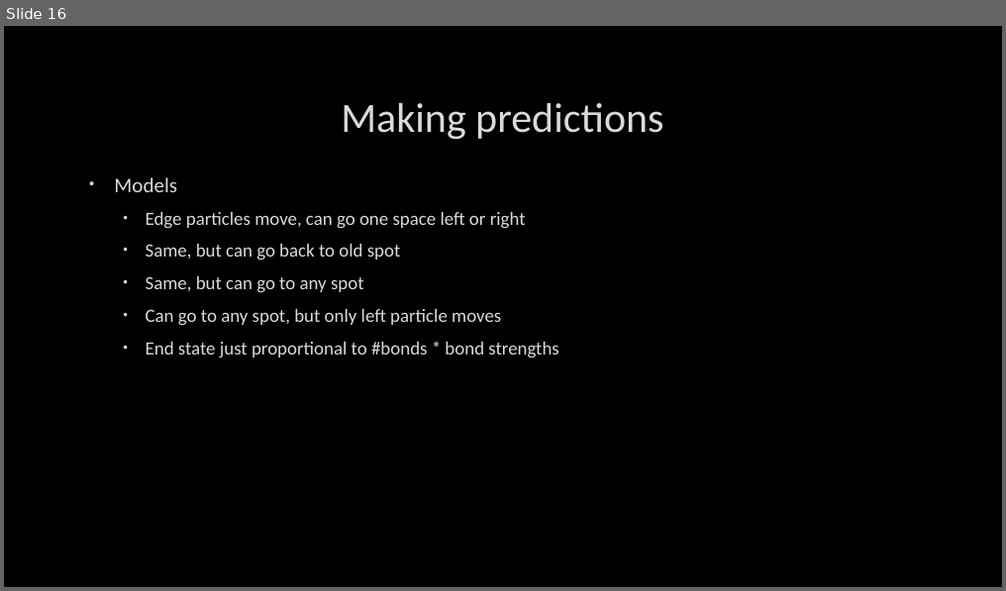
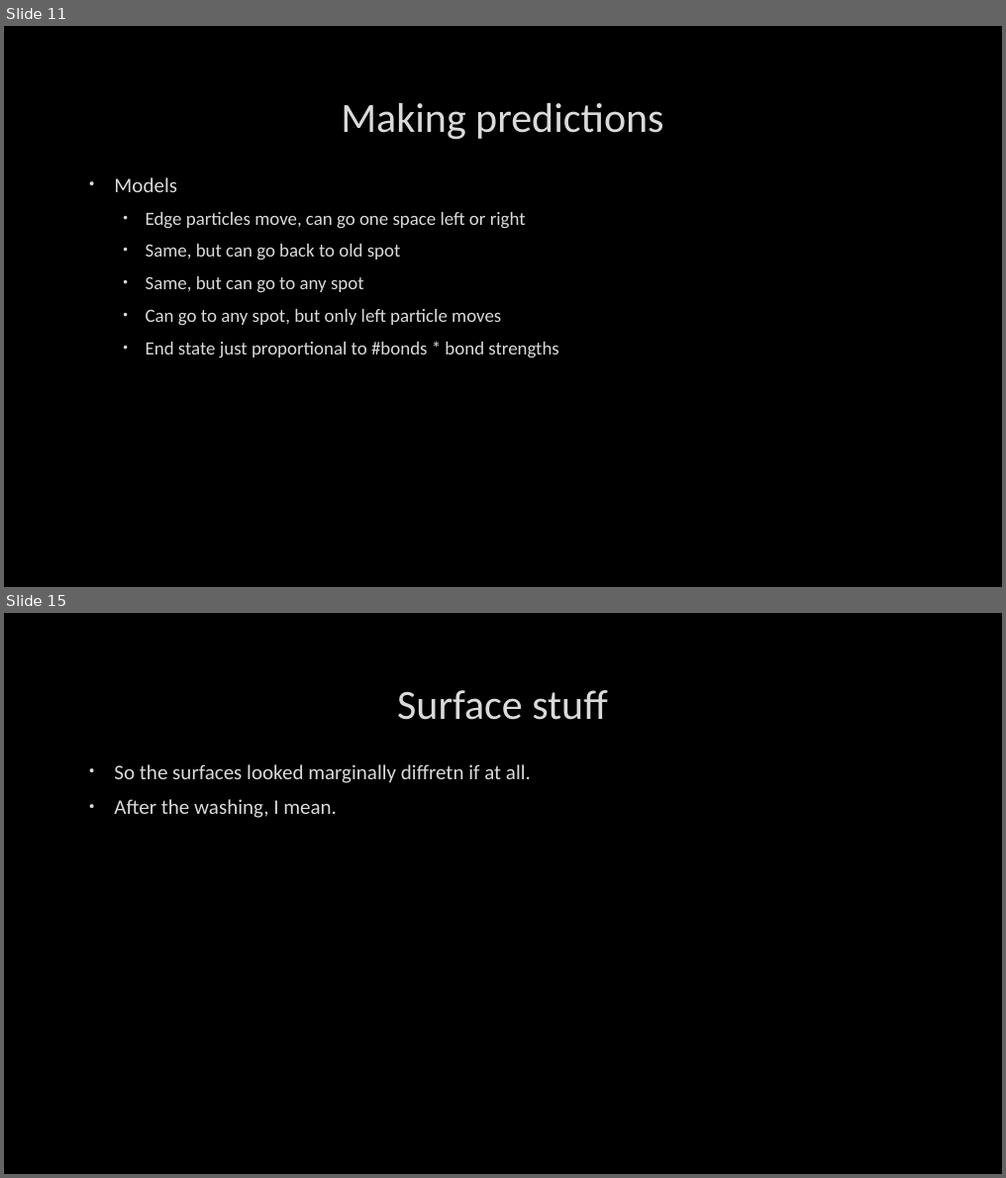
Before and after one commit to TchakamauRa/Soft-Matter, a slide deck: Backup copy.pptx. Shown one above the other, each under a label of ours: slide 16 before the commit, slides 11 and 15 after it; the slides between them are not shown. The pictures are 1006x591 and 1006x1178 pixels, drawn with LibreOffice and Linux fonts; fonts in the diff are those of the drawing; background and template pictures are left out. Boxes give left, top, right and bottom in pixels: in the first picture for what was removed or moved away, otherwise in the second. Text is boxed around its words. In the diff, an @@ line names an element or a change of style, - is before the commit and + after.

Commit message:
After Boot error

```diff
--- a/Backup copy.pptx
+++ b/Backup copy.pptx
@@ slide 15 added at (4, 613, 1002, 1174), background picture (left out) @@
@@ title added at (397, 690, 608, 720), 40 pt, text #DADADA @@
+Surface stuff
@@ text added at (114, 764, 531, 818), 20 pt, text #DADADA @@
+• So the surfaces looked marginally diffretn if at all.
+• After the washing, I mean.
@@ what was slide 16 is now slide 11 @@
```
Also in this commit, not shown: 8 slides changed, 17 other slides added, 2 slides removed, 2 other files.
